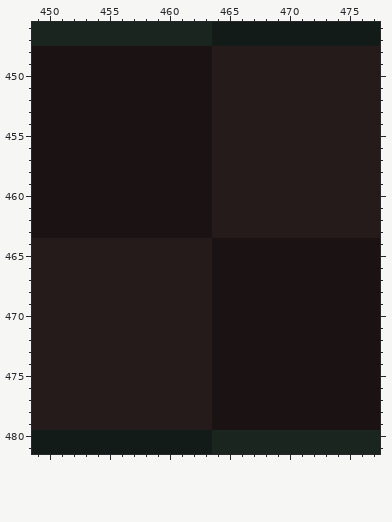
Pixel-art file: assets/sprites/atlas/env.ase. The first picture shows the starting point.
736x736 pixels, 1 frame. Colours within 5 levels of each other are drawn and written as one. Shown: x 449..477, y 446..481. The commit also changed other parts of the picture, which this record leaves out.
After:
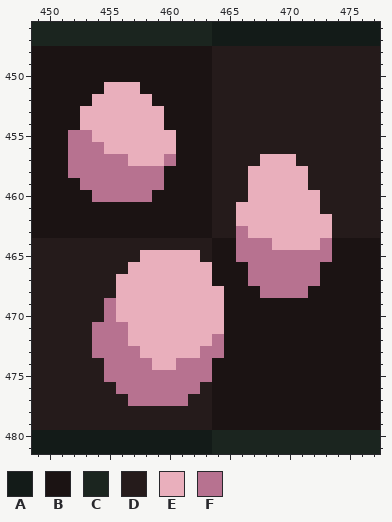
Palette (. is transparent): A #131b18  B #1b1313  C #1b251f  D #251b1b  E #e9afbc  F #b77290
Diff:
Layer "env":
y 451: x 455..457 BBB -> EEE
y 452: x 454..458 BBBBB -> EEEEE
y 453..454: x 453..459 BBBBBBB -> EEEEEEE
y 455: x 452..460 BBBBBBBBB -> FFEEEEEEE
y 456: x 452..460 BBBBBBBBB -> FFFEEEEEE
y 457: x 452..460 BBBBBBBBB -> FFFFFEEEF; x 468..470 DDD -> EEE
y 458: x 452..459 BBBBBBBB -> FFFFFFFF; x 467..471 DDDDD -> EEEEE
y 459: x 453..459 BBBBBBB -> FFFFFFF; x 467..471 DDDDD -> EEEEE
y 460: x 454..458 BBBBB -> FFFFF; x 467..472 DDDDDD -> EEEEEE
y 461: x 466..472 DDDDDDD -> EEEEEEE
y 462: x 466..473 DDDDDDDD -> EEEEEEEE
y 463: x 466..473 DDDDDDDD -> FEEEEEEE
y 464: x 466..473 BBBBBBBB -> FFFEEEEF
y 465: x 458..462 DDDDD -> EEEEE; x 466..473 BBBBBBBB -> FFFFFFFF
y 466: x 457..463 DDDDDDD -> EEEEEEE; x 467..472 BBBBBB -> FFFFFF
y 467: x 456..463 DDDDDDDD -> EEEEEEEE; x 467..472 BBBBBB -> FFFFFF
y 468: x 456..464 DDDDDDDDB -> EEEEEEEEE; x 468..471 BBBB -> FFFF
y 469..470: x 455..464 DDDDDDDDDB -> FEEEEEEEEE
y 471: x 454..464 DDDDDDDDDDB -> FFFEEEEEEEE
y 472: x 454..464 DDDDDDDDDDB -> FFFEEEEEEEF
y 473: x 454..464 DDDDDDDDDDB -> FFFFEEEEEFF
y 474: x 455..463 DDDDDDDDD -> FFFFEEFFF
y 475: x 455..463 DDDDDDDDD -> FFFFFFFFF
y 476: x 456..462 DDDDDDD -> FFFFFFF
y 477: x 457..461 DDDDD -> FFFFF
Changed places in both pictures, as pixel boxes (x1, y1, x2, y2):
changed: (68, 82, 332, 406)
